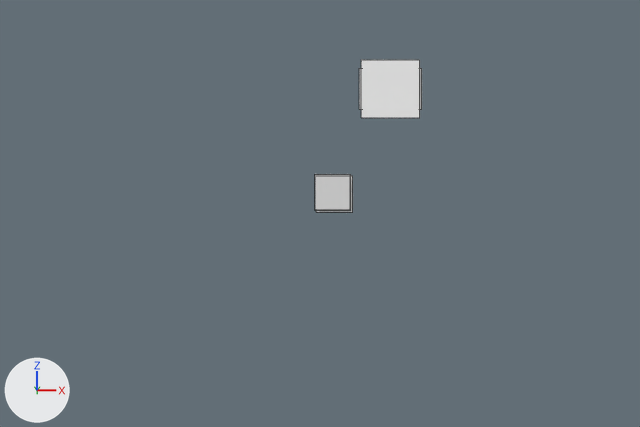
An edit to the Blender file blender/game.blend, drawn before and after from the same camera.
The view is the same before and after, from the file's camera 'Camera'. The lights are fixed; the arrows at lower left show +X, +Y and +Z. Mesh edges are drawn as thin lines. The same objects are shown in both versions, whatever each file hides.

Names of what the first picture shows: 'Flyer', 'G_Chomper', 'G_Flyer'.
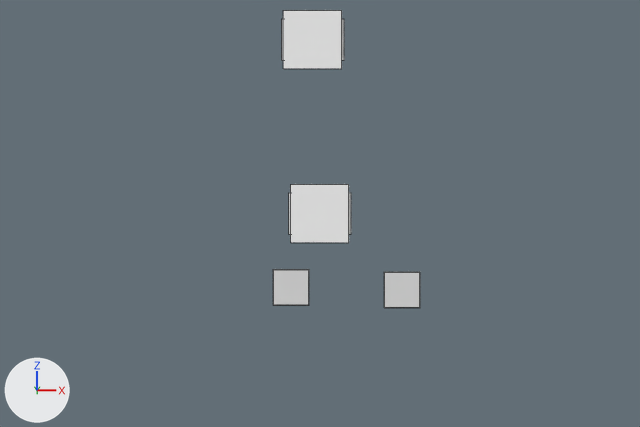
The change, as a diff of the scene's bpy script:
```diff
--- a/blender/game.blend.py
+++ b/blender/game.blend.py
@@ col_flyer @@
+col_flyer = bpy.data.collections.new('flyer')
+col_flyer.objects.link(ob_flyer)
+col_flyer.objects.link(ob_flyerbarrel)
+col_flyer.objects.link(ob_g_flyer)
@@ col_chomper @@
+col_chomper = bpy.data.collections.new('chomper')
+col_chomper.objects.link(ob_chomper)
+col_chomper.objects.link(ob_g_chomper)
@@ ob_flyer @@
 ob_flyer = bpy.data.objects.new('Flyer', me_cube_005)
-ob_flyer.location = (1.87, 0.03, 3.29)
+ob_flyer.location = (0.0, 0.0, 0.0)
@@ ob_bouncer @@
 ob_bouncer = bpy.data.objects.new('Bouncer', me_cube_004)
-ob_bouncer.location = (0.38, -0.03, 0.52)
+ob_bouncer.location = (0.0, 0.0, 0.0)
@@ ob_chomper @@
 ob_chomper = bpy.data.objects.new('Chomper', me_cube_002)
-ob_chomper.location = (0.34, -0.07, 0.56)
+ob_chomper.location = (0.0, 0.0, 0.0)
@@ ob_flyer_2 @@
+ob_flyer_2 = bpy.data.objects.new('flyer', None)
+ob_flyer_2.location = (-0.19, 0.0, 4.6)
+ob_flyer_2.show_instancer_for_render = False
+ob_flyer_2.instance_type = 'COLLECTION'
+ob_flyer_2.instance_collection = col_flyer
@@ ob_chomper_2 @@
+ob_chomper_2 = bpy.data.objects.new('chomper', None)
+ob_chomper_2.location = (-0.76, 0.0, -1.95)
+ob_chomper_2.show_instancer_for_render = False
+ob_chomper_2.instance_type = 'COLLECTION'
+ob_chomper_2.instance_collection = col_chomper
@@ ob_chomper_001 @@
+ob_chomper_001 = bpy.data.objects.new('chomper.001', None)
+ob_chomper_001.location = (2.17, 0.0, -2.02)
+ob_chomper_001.show_instancer_for_render = False
+ob_chomper_001.instance_type = 'COLLECTION'
+ob_chomper_001.instance_collection = col_chomper
```

Pixel boxes [x1, y1, x2, y2] of what changed, in the pictures (640 x 427 px):
'G_Flyer', moved: before [361, 60, 420, 118]; after [291, 184, 349, 243]
'flyer', added: after [282, 10, 344, 69]
'chomper.001', added: after [384, 272, 420, 308]
'chomper', added: after [273, 269, 309, 305]
'G_Chomper', moved (not visible afterwards): before [315, 175, 350, 210]
'Flyer', moved: before [359, 68, 422, 110]; after [289, 193, 351, 234]
'G_Bouncer', reshaped (not visible afterwards): before [316, 176, 353, 212]
'Chomper', moved (not visible afterwards): before [315, 174, 351, 210]
